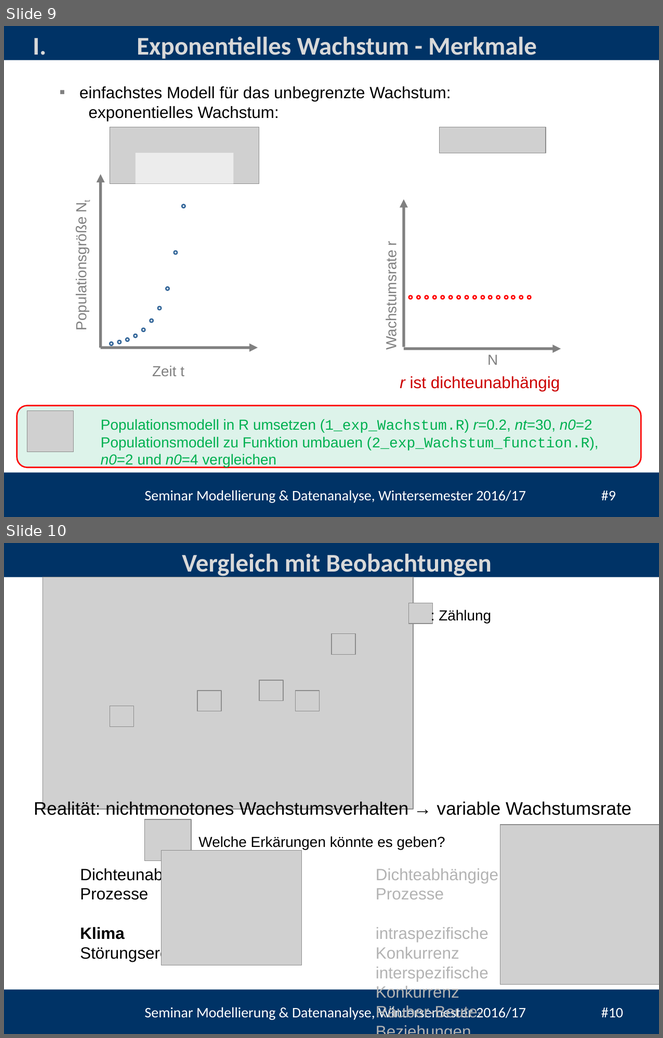
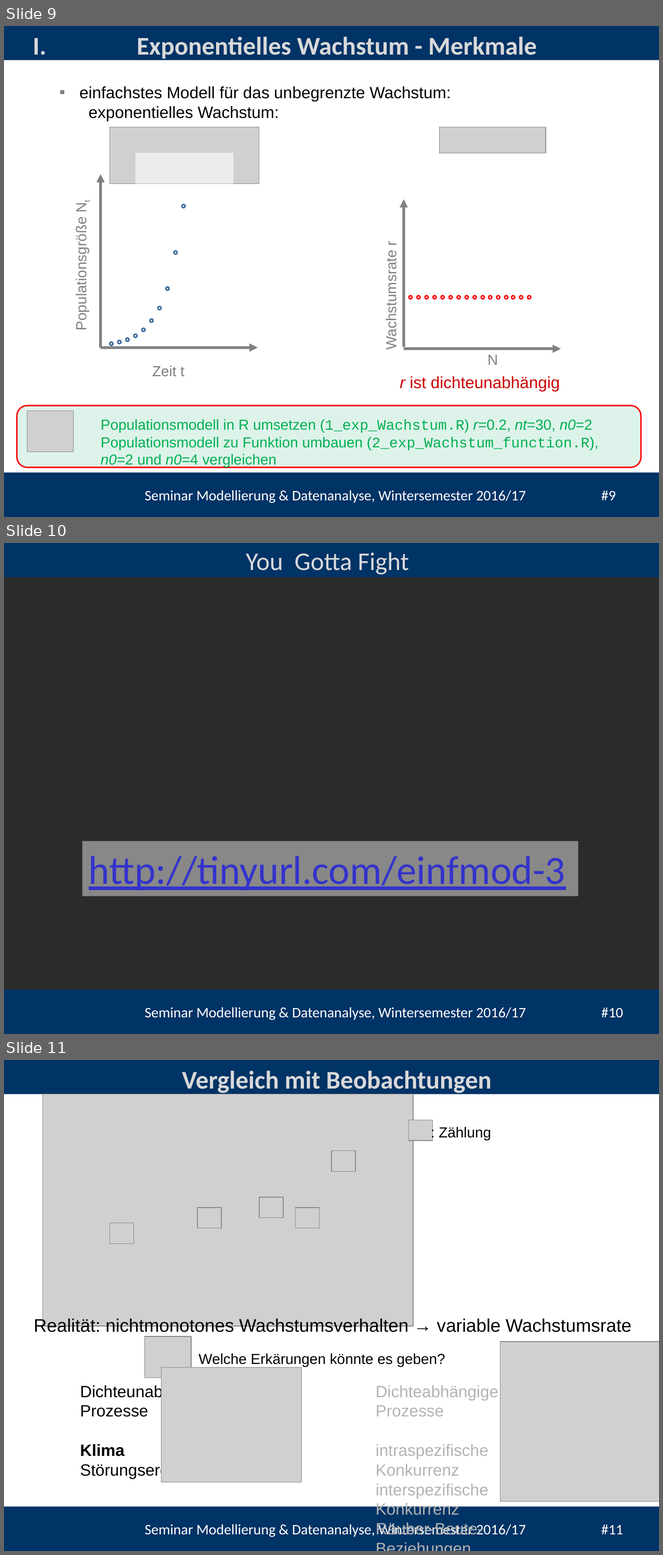
Before and after one commit to heistermann/Einf_Modellierung, a slide deck: Termin_2/Termin_2_Populationsmodelle.pptx. Shown one above the other, each under a label of ours: slides 9 and 10 before the commit, slides 9, 10 and 11 after it. The pictures are 663x1038 and 663x1555 pixels, drawn with LibreOffice and Linux fonts; fonts in the diff are those of the drawing; grey boxes stand for pictures; background and template pictures are left out; a plain dark background stands for a picture behind light text. Boxes give left, top, right and bottom in pixels: in the first picture for what was removed or moved away, otherwise in the second. Text is boxed around its words. In the diff, an @@ line names an element or a change of style, - is before the commit and + after.

```diff
--- a/Termin_2/Termin_2_Populationsmodelle.pptx
+++ b/Termin_2/Termin_2_Populationsmodelle.pptx
@@ slide 10 added at (4,543,659,1034), background picture (left out); not listed: 3 template elements that a slide beside it also shows @@
@@ text added at (246,552,409,575), 28 pt, text #D9D9D9 @@
+You Gotta Fight
@@ rectangle added at (82,841,578,896), fill #FFFFFF at 44% opacity, 44 pt, text #3333CC, underline @@
+http://tinyurl.com/einfmod-3
@@ what was slide 10 is now slide 11 @@
@@ text at (145,1523,623,1537): text changed @@
-Seminar Modellierung & Datenanalyse, Wintersemester 2016/17 #10
+Seminar Modellierung & Datenanalyse, Wintersemester 2016/17 #11
```
Also in this commit, not shown: 1 slide changed, 5 other files.
